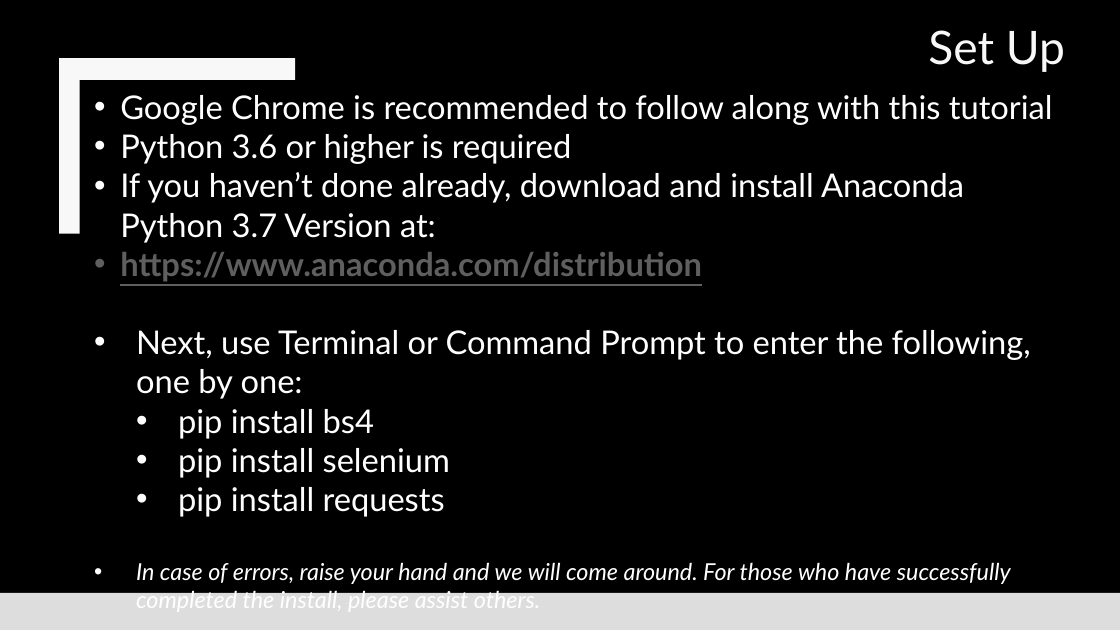
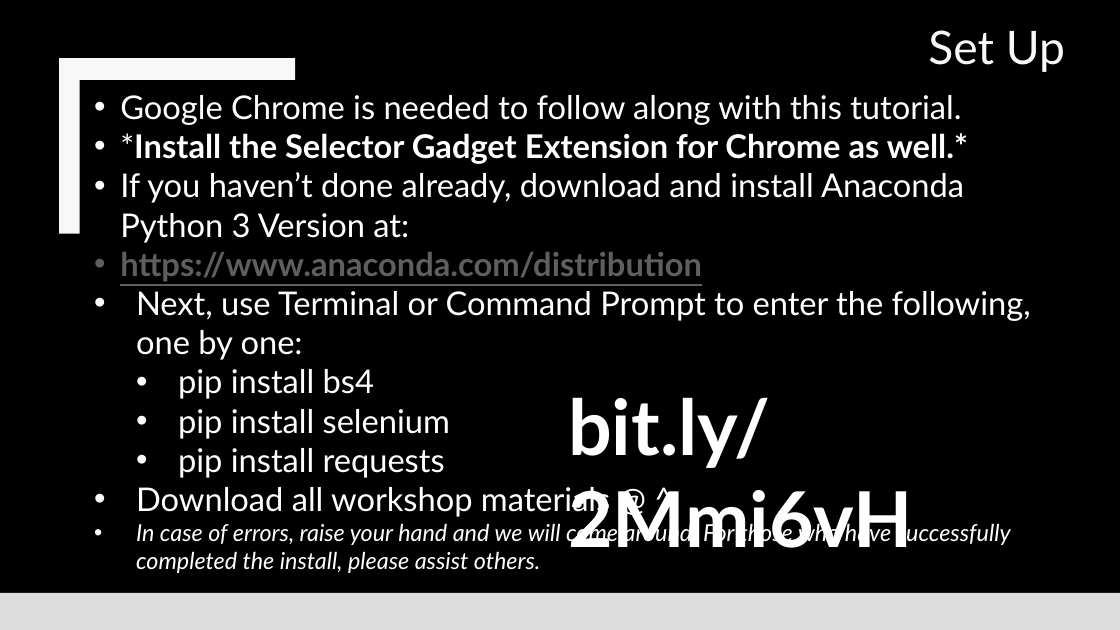
Before and after one commit to devkosal/web-scraping-workshop, a slide deck: slide 2 of Python Scraping.pptx. Drawn at 1120x630 pixels with LibreOffice and Linux fonts; fonts in the diff are those of the drawing. Boxes give left, top, right and bottom in pixels: in the first picture for what was removed or moved away, otherwise in the second. Text is boxed around its words. In the diff, an @@ line names an element or a change of style, - is before the commit and + after.

```diff
--- a/Python Scraping.pptx
+++ b/Python Scraping.pptx
@@ text at (120, 95, 968, 243): text changed @@
-• Google Chrome is recommended to follow along with this tutorial
-• Python 3.6 or higher is required
-• If you haven’t done already, download and install Anaconda Python 3.7 Version at:
+• Google Chrome is needed to follow along with this tutorial.
+• *Install the Selector Gadget Extension for Chrome as well.*
+• If you haven’t done already, download and install Anaconda Python 3 Version at:
@@ text added at (568, 397, 913, 548), 66 pt, text #FFFFFF, bold @@
+bit.ly/2Mmi6vH
@@ text at (136, 487, 610, 517): paragraph added @@
+• Download all workshop materials @ ^
```
Also in this commit, not shown: 1 slide removed, 3 other files.
